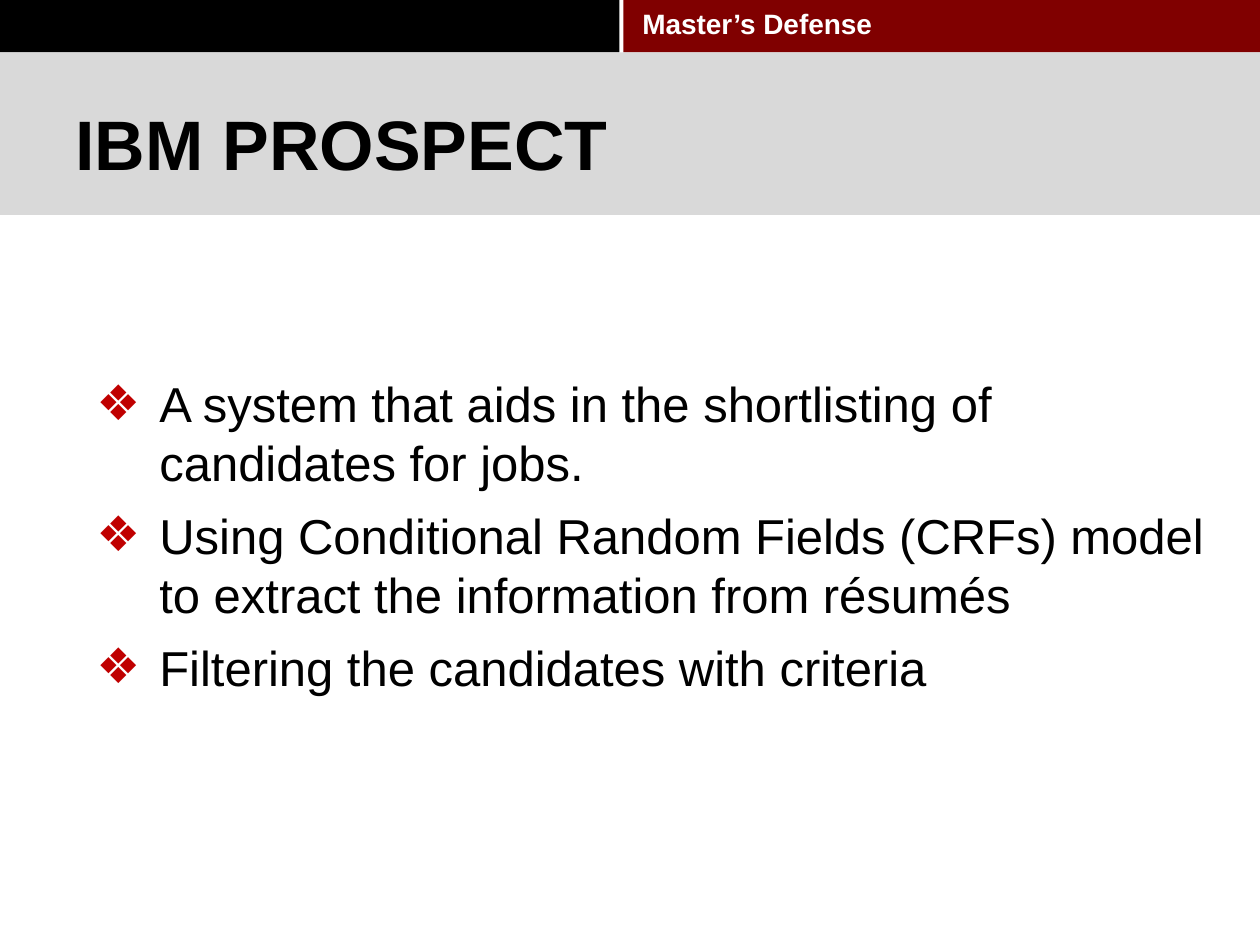
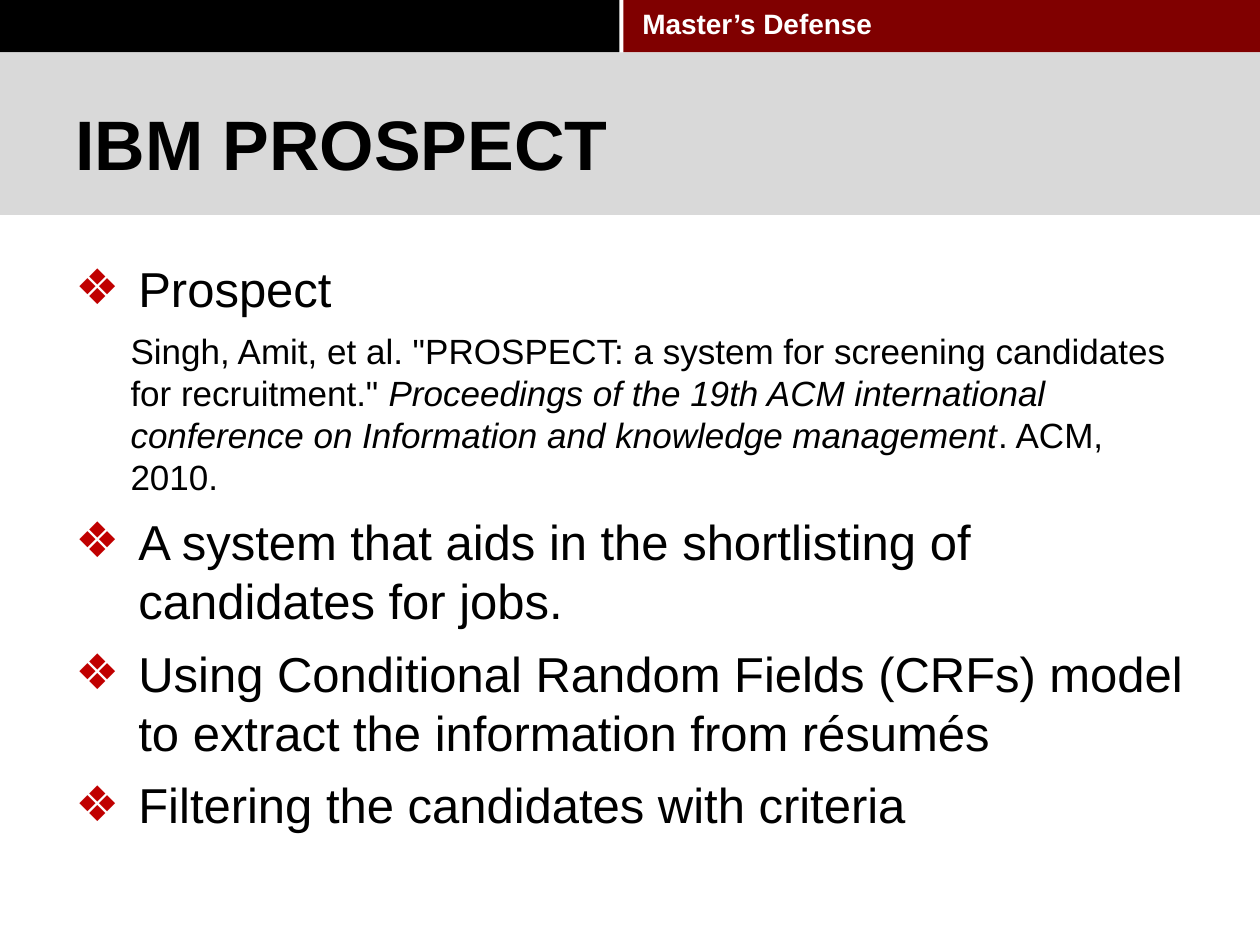
Before and after one commit to pkushiqiang/thesis, a slide deck: slide 14 of media/Master's thesis-2.pptx. Drawn at 1260x945 pixels with LibreOffice and Linux fonts; fonts in the diff are those of the drawing; background and template pictures are left out. Boxes give left, top, right and bottom in pixels: in the first picture for what was removed or moved away, otherwise in the second. Text is boxed around its words. In the diff, an @@ line names an element or a change of style, - is before the commit and + after.

```diff
--- a/media/Master's thesis-2.pptx
+++ b/media/Master's thesis-2.pptx
@@ text "Prospect": place and size @@
-text "Prospect" at [159, 386, 1203, 696]
+text "Prospect" at [131, 273, 1182, 833]
@@ text at [131, 273, 1165, 491]: paragraphs added @@
+❖ Prospect
+  Singh, Amit, et al. "PROSPECT: a system for screening candidates for recruitment." Proceedings of the 19th ACM international conference on Information and knowledge management. ACM, 2010.
```
Also in this commit, not shown: 26 other slides changed, 3 slides added, 6 slides removed, 1 other file.
